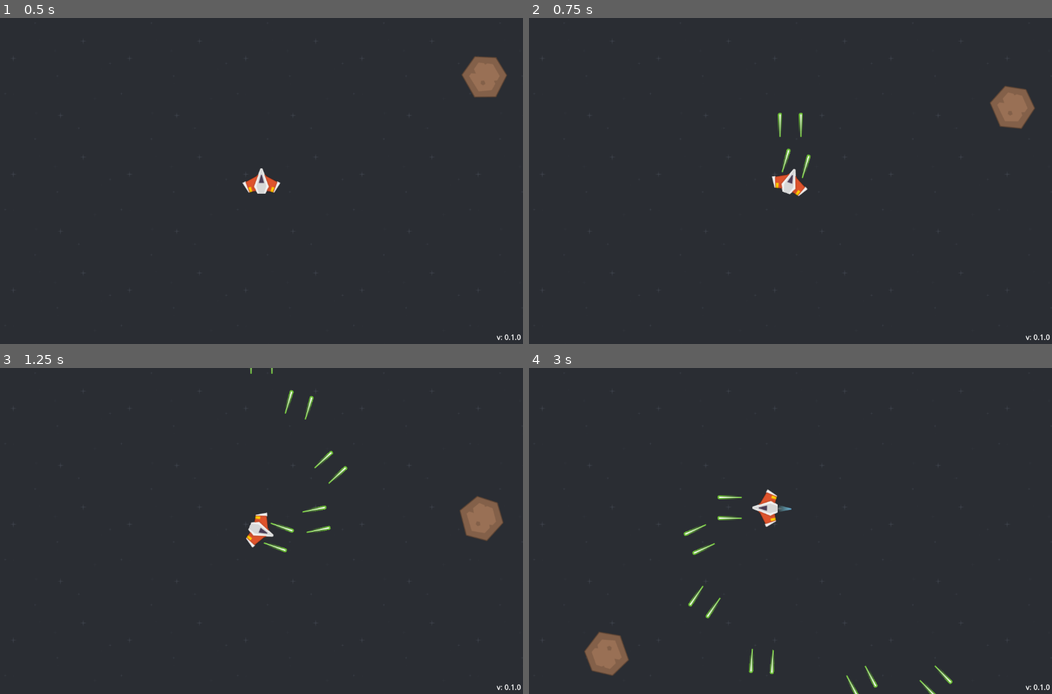
Above: before the commit, frames 1-4 (two rows, left to right).
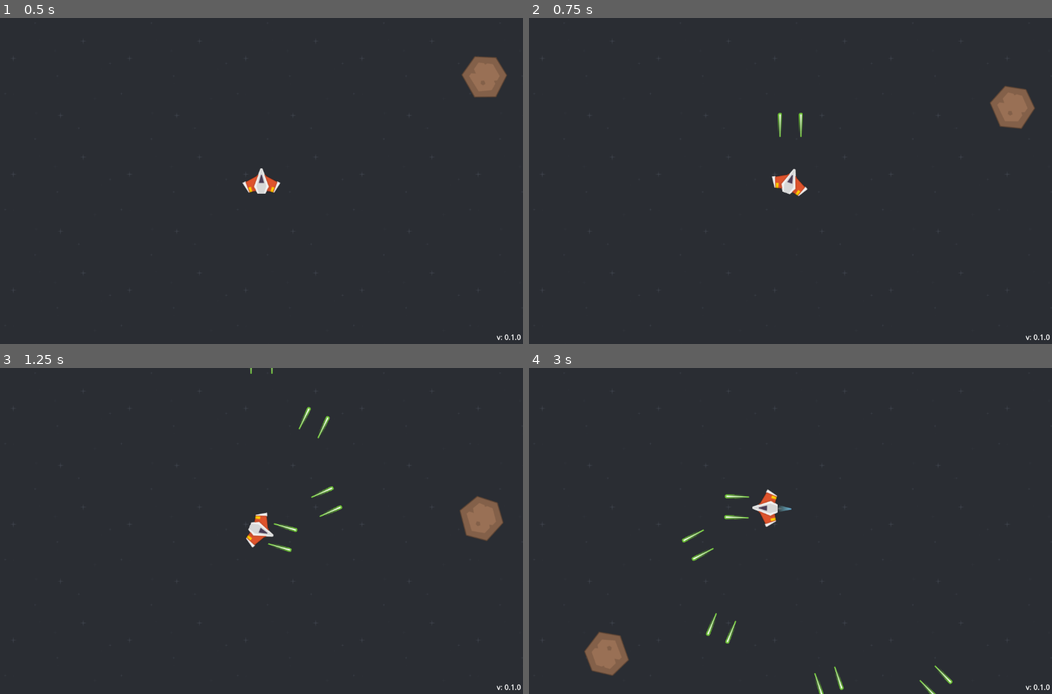
Above: after the commit, the same moments.

Repository: Hirgaz/Space-Pew-Pew
Game: Godot game, scene res://World/World.tscn
The game is run twice, just before and just after one commit, with the same random seed, the same clock (stepped at 60 frames per second) and the same inputs.
Inputs:
- Up to frame 1 (0.5 s): no input
- Up to frame 2 (0.75 s): hold D (turn_right) from 0.53 s (still down); hold Space (shoot) from 0.53 s (still down)
- Up to frame 3 (1.25 s): keep holding D (turn_right); keep holding Space (shoot)
- Up to frame 4 (3 s): release D (turn_right) at 1.28 s; release Space (shoot) at 1.28 s; hold S (move_back) 1.28-2.03 s; tap Space (shoot) at 1.35, 2.85 s; hold D (turn_right) 2.03-2.78 s; hold Space (shoot) 2.03-2.78 s; hold W (move_forward) from 2.78 s (still down)

Frame 1 is identical in both runs. In frame 2, 0.1% of the frame differs, in the area x 48-54%, y 39-50%; in frame 3, 0.6%; in frame 4, 0.8%, in the area x 29-67%, y 38-100%.

Commit message:
Cleanup and add basic damage

Diff:
--- a/Asteroids/Asteroid.gd
+++ b/Asteroids/Asteroid.gd
@@ -25,3 +25,6 @@
 		visible = false
 		_spawn_parts()
 		queue_free()
+	elif body.has_method(&"collide_target") and body.collide_target(self):
+		# TODO: React to hitting player.
+		pass
--- a/Player/Player.gd
+++ b/Player/Player.gd
@@ -13,7 +13,9 @@
 const MOVE_DECEL = 128.0
 const MAX_MOVE_VELOCITY = 256.0
 
-const SHOOT_COOLDOWN = 9.0
+const HIT_COOLDOWN = 5.0
+const HIT_REPEAT = 5
+const SHOOT_COOLDOWN = 1.0 / 5.0
 const LASER_VELOCITY = 500
 
 
@@ -24,12 +26,49 @@
 @onready var thruster_audio_player := $ThrusterAudioPlayer
 
 
-var shoot_time := 0
+var shoot_time := 0.0
+var is_hit := false
+var hit_tween : Tween
 
 
 func exit_map() -> void:
 	# Wrap position.
 	global_position = -global_position
+
+
+func collide_target(_area: PhysicsBody2D) -> bool:
+	if not is_hit:
+		# TODO: Add some form of reflection?
+		_get_hit()
+		return true
+
+	return false
+
+
+func _get_hit() -> void:
+	if hit_tween:
+		hit_tween.kill()
+
+	# TODO: Handle life counter.
+
+	hit_tween = get_tree().create_tween()
+	var pulse_tween := get_tree().create_tween().set_trans(Tween.TRANS_SINE)
+	pulse_tween.set_ease(Tween.EASE_OUT).tween_property(self, "modulate", Color(1, 1, 1, 0.25), HIT_COOLDOWN / (HIT_REPEAT * 2.0))
+	pulse_tween.set_ease(Tween.EASE_IN).tween_property(self, "modulate", Color(1, 1, 1, 1), HIT_COOLDOWN / (HIT_REPEAT * 2.0))
+	pulse_tween.set_loops(HIT_REPEAT)
+	hit_tween.tween_callback(_start_hit)
+	hit_tween.tween_subtween(pulse_tween)
+	hit_tween.tween_callback(_end_hit)
+
+
+func _start_hit() -> void:
+	is_hit = true
+
+
+func _end_hit() -> void:
+	is_hit = false
+	# Reset shoot cooldown.
+	shoot_time = SHOOT_COOLDOWN
 
 
 func _integrate_forces(state: PhysicsDirectBodyState2D) -> void:
@@ -38,11 +77,11 @@
 	# Handle shooting.
 	var shoot := Input.is_action_pressed(&"shoot")
 
-	if shoot and shoot_time <= 0.0:
+	if shoot and not is_hit and shoot_time <= 0.0:
 		shoot_time = SHOOT_COOLDOWN
 		_spawn_laser.call_deferred()
-	else:
-		shoot_time -= step
+	elif shoot_time > 0.0:
+		shoot_time = max(shoot_time - step, 0.0)
 
 	# Handle turning.
 	var ang_velocity := state.get_angular_velocity()
@@ -100,7 +139,7 @@
 
 	laser.linear_velocity = global_transform.basis_xform(Vector2(0.0, -LASER_VELOCITY))
 
-	get_parent().add_child(laser)
+	get_parent().add_child.call_deferred(laser)
 	add_collision_exception_with(laser)
 
 
--- a/Player/Player.tscn
+++ b/Player/Player.tscn
@@ -11,6 +11,7 @@
 [sub_resource type="AudioStreamPolyphonic" id="AudioStreamPolyphonic_47i0w"]
 
 [node name="Player" type="RigidBody2D"]
+collision_layer = 9
 gravity_scale = 0.0
 can_sleep = false
 script = ExtResource("1_gme6l")
--- a/project.godot
+++ b/project.godot
@@ -74,5 +74,3 @@
 renderer/rendering_method="gl_compatibility"
 renderer/rendering_method.mobile="gl_compatibility"
 environment/defaults/default_clear_color=Color(0, 0, 0, 1)
-anti_aliasing/quality/screen_space_aa=1
-anti_aliasing/quality/screen_space_aa.web=0
